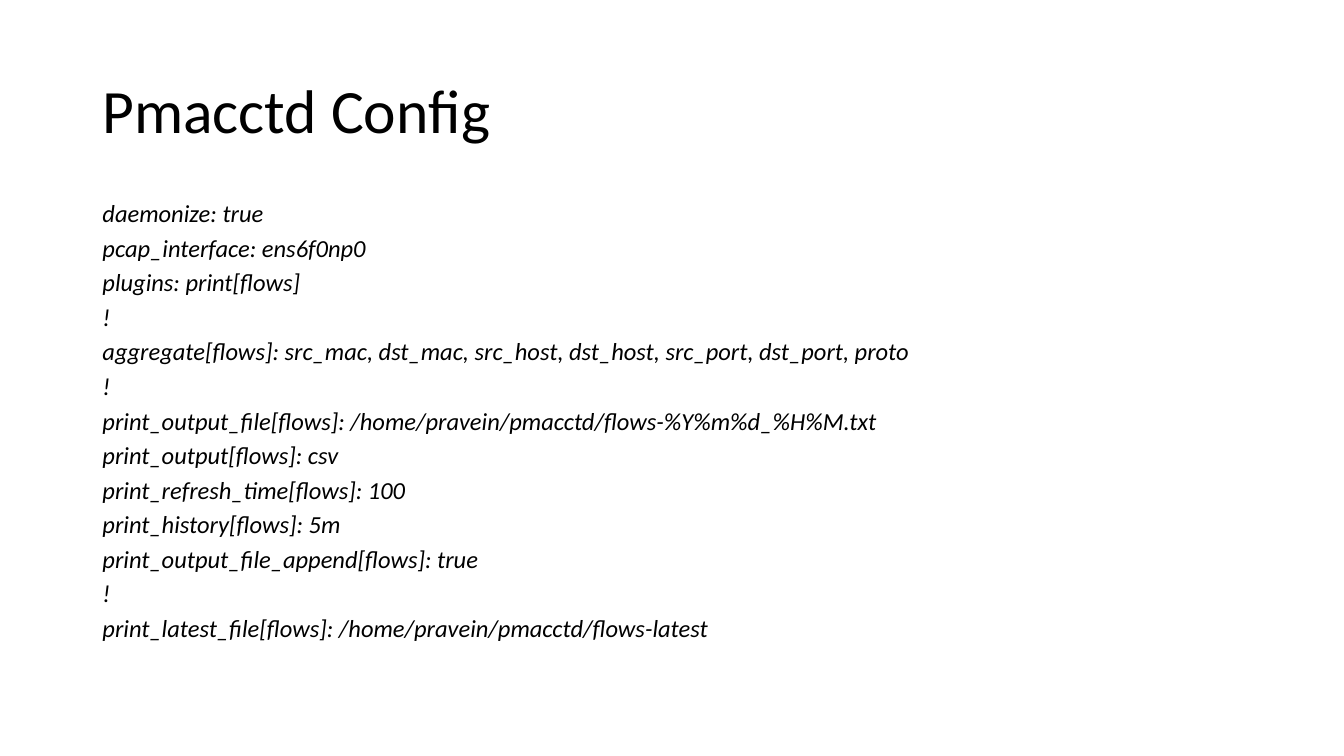
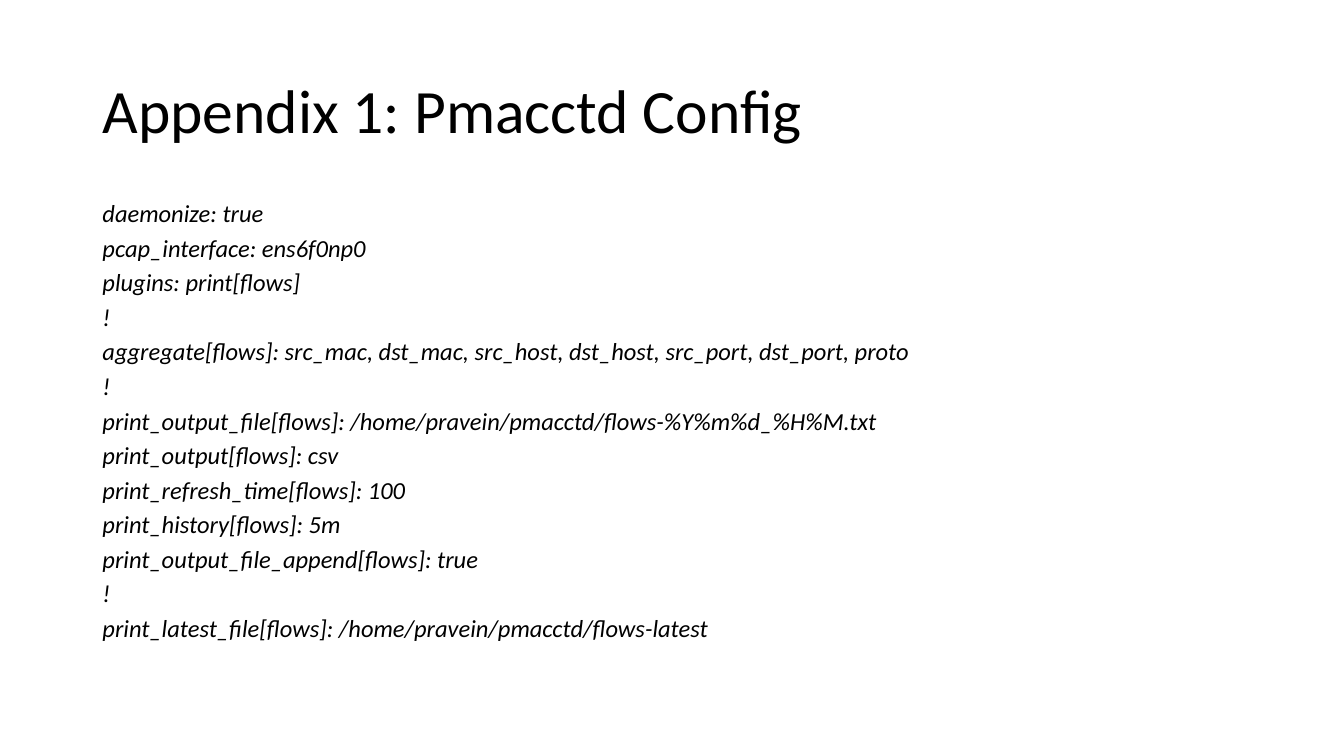
Before and after one commit to netobserv/netobserv-ebpf-agent, a slide deck: slide 6 of docs/measurements.pptx. Drawn at 1344x756 pixels with LibreOffice and Linux fonts; fonts in the diff are those of the drawing. Boxes give left, top, right and bottom in pixels: in the first picture for what was removed or moved away, otherwise in the second. Text is boxed around its words. In the diff, an @@ line names an element or a change of style, - is before the commit and + after.

```diff
--- a/docs/measurements.pptx
+++ b/docs/measurements.pptx
@@ title at box(102, 90, 802, 144): text changed @@
-Pmacctd Config
+Appendix 1: Pmacctd Config
```
Also in this commit, not shown: 4 other slides changed.
